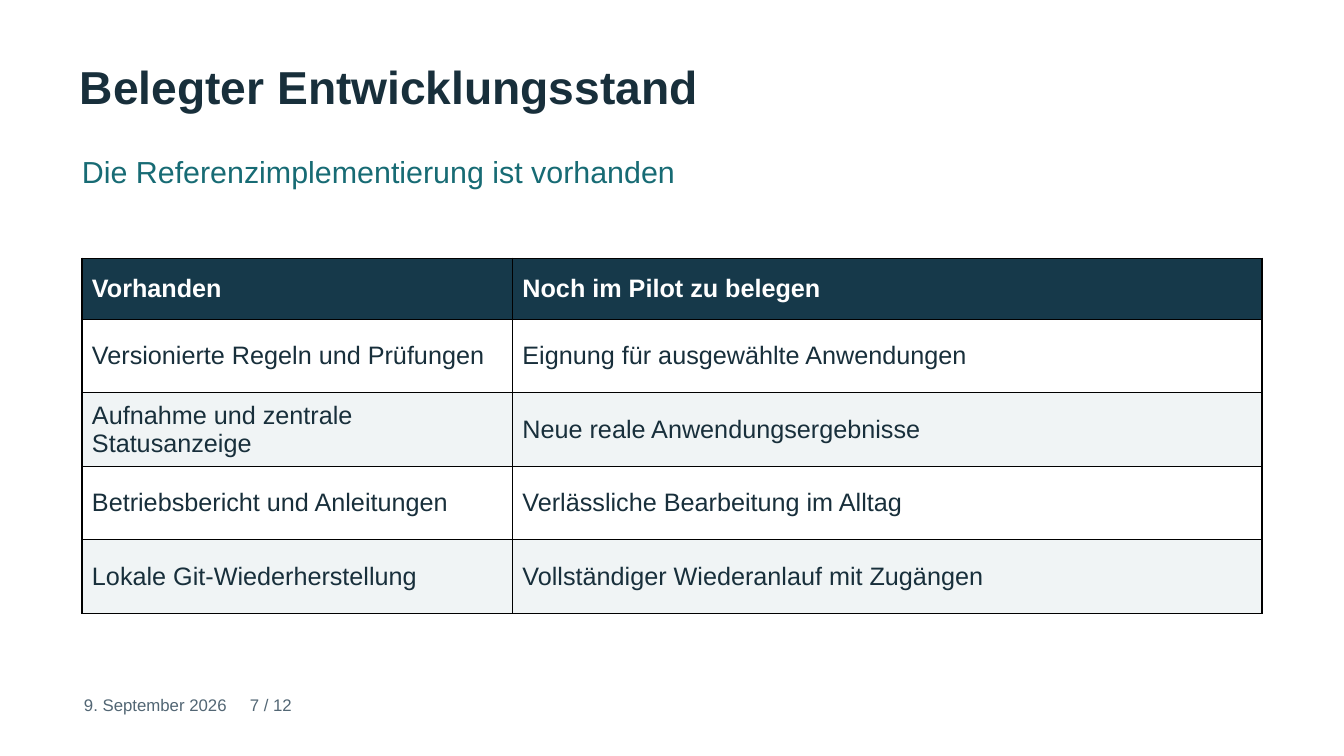
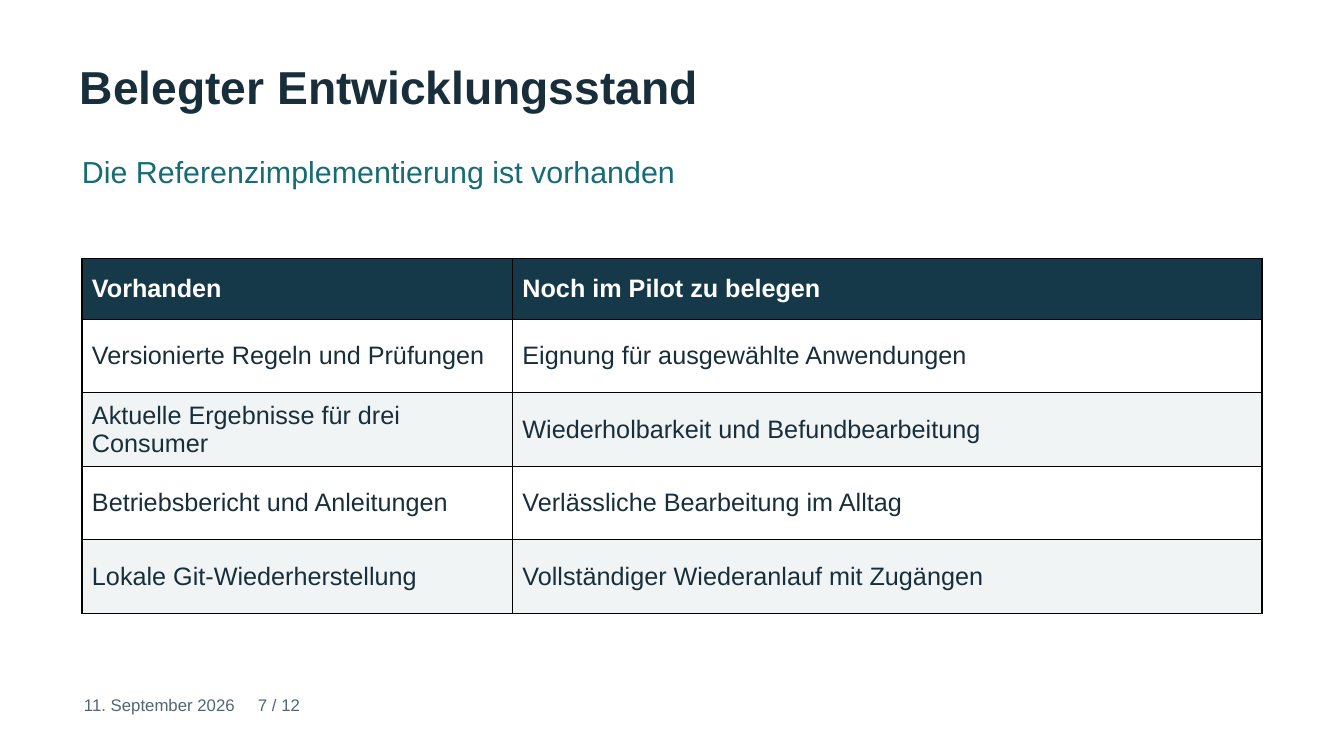
Before and after one commit to joku-dev/devsecops-governance-framework, a slide deck: slide 7 of docs/publishing/executive-briefing/files/engineering-governance-presentation.pptx. Drawn at 1344x756 pixels with LibreOffice and Linux fonts; fonts in the diff are those of the drawing. Boxes give left, top, right and bottom in pixels: in the first picture for what was removed or moved away, otherwise in the second. Text is boxed around its words. In the diff, an @@ line names an element or a change of style, - is before the commit and + after.

Commit message:
docs: align documentation and publications with September evidence

```diff
--- a/docs/publishing/executive-briefing/files/engineering-governance-presentation.pptx
+++ b/docs/publishing/executive-briefing/files/engineering-governance-presentation.pptx
@@ table at bbox=[82, 258, 1262, 605] @@
-row 3, column 1: Aufnahme und zentrale Statusanzeige
+row 3, column 1: Aktuelle Ergebnisse für drei Consumer
-row 3, column 2: Neue reale Anwendungsergebnisse
+row 3, column 2: Wiederholbarkeit und Befundbearbeitung
@@ text at bbox=[84, 699, 300, 715]: text changed @@
-9. September 2026 7 / 12
+11. September 2026 7 / 12
```
Also in this commit, not shown: 11 other slides changed, 59 other files.
